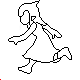
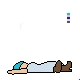
Layer changes from the first w=80, h=80 image to the second:
added layer "palette" above "DEATH" over [67,13,70,23]
added group "DEATH" with 2 layers above "FALL" over [7,60,80,80]
added layer "001" (1st of 4, in "DEATH") in group "DEATH" over [7,60,80,80]
hid group "RUN" (12 layers) over [0,0,80,80]
painted on "006 flip" over [9,2,71,73]
